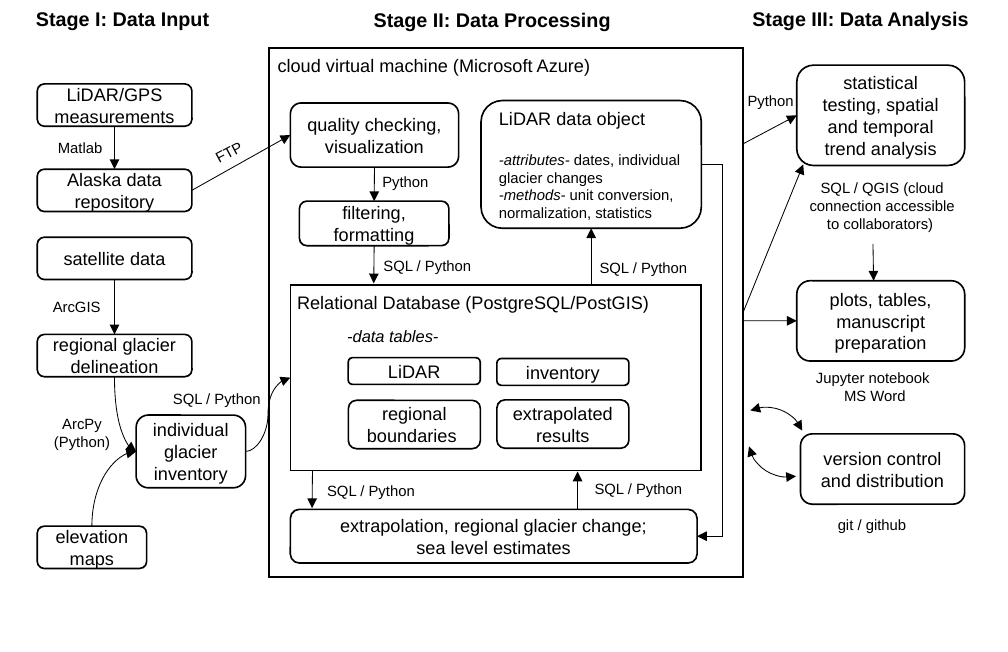
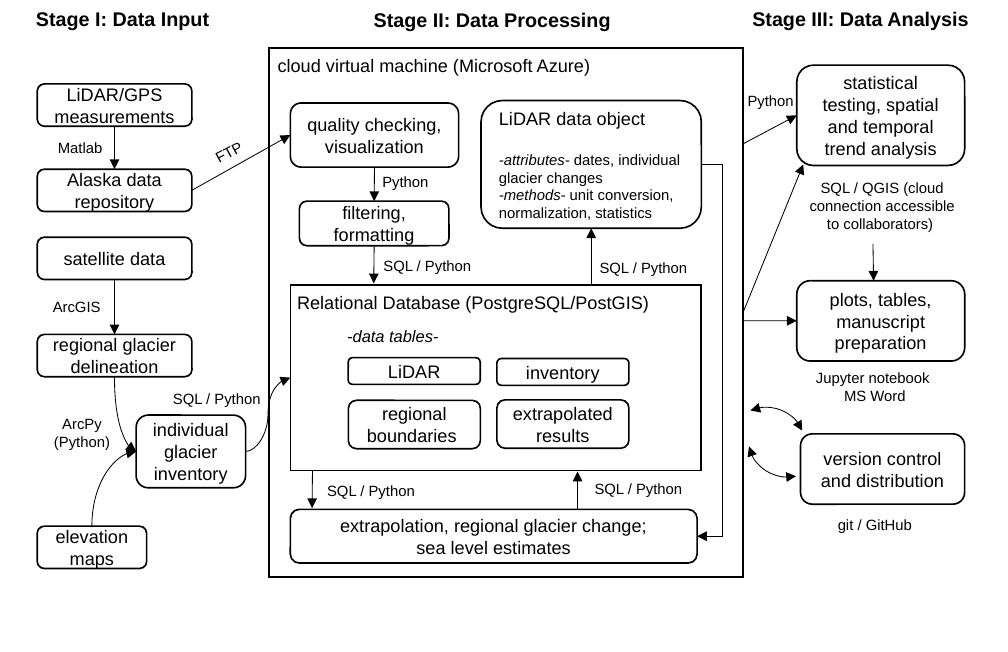
Before and after one commit to BIDS/repro-case-studies, a slide deck: slide 1 of case-studies/aarendt.pptx. Drawn at 1008x652 pixels with LibreOffice and Linux fonts; fonts in the diff are those of the drawing. Boxes give left, top, right and bottom in pixels: in the first picture for what was removed or moved away, otherwise in the second. Text is boxed around its words. In the diff, an @@ line names an element or a change of style, - is before the commit and + after.

```diff
--- a/case-studies/aarendt.pptx
+++ b/case-studies/aarendt.pptx
@@ text at box(838, 519, 912, 533): text changed @@
-git / github
+git / GitHub
```
Also in this commit, not shown: 37 other files.
